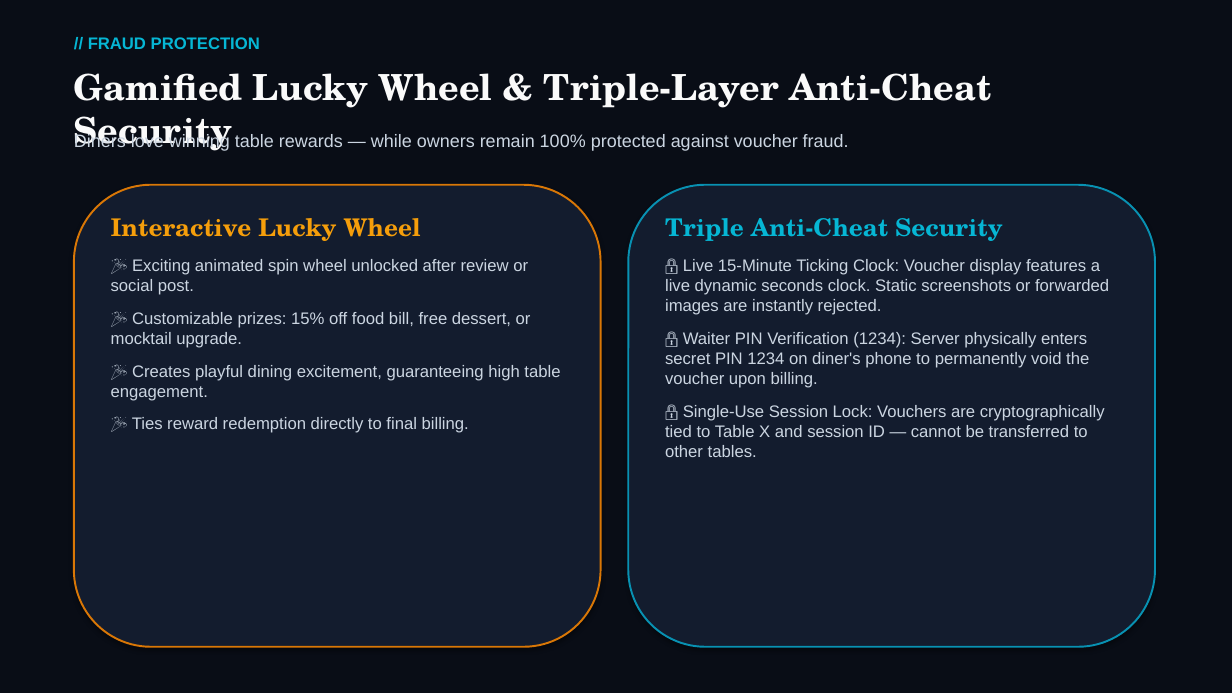
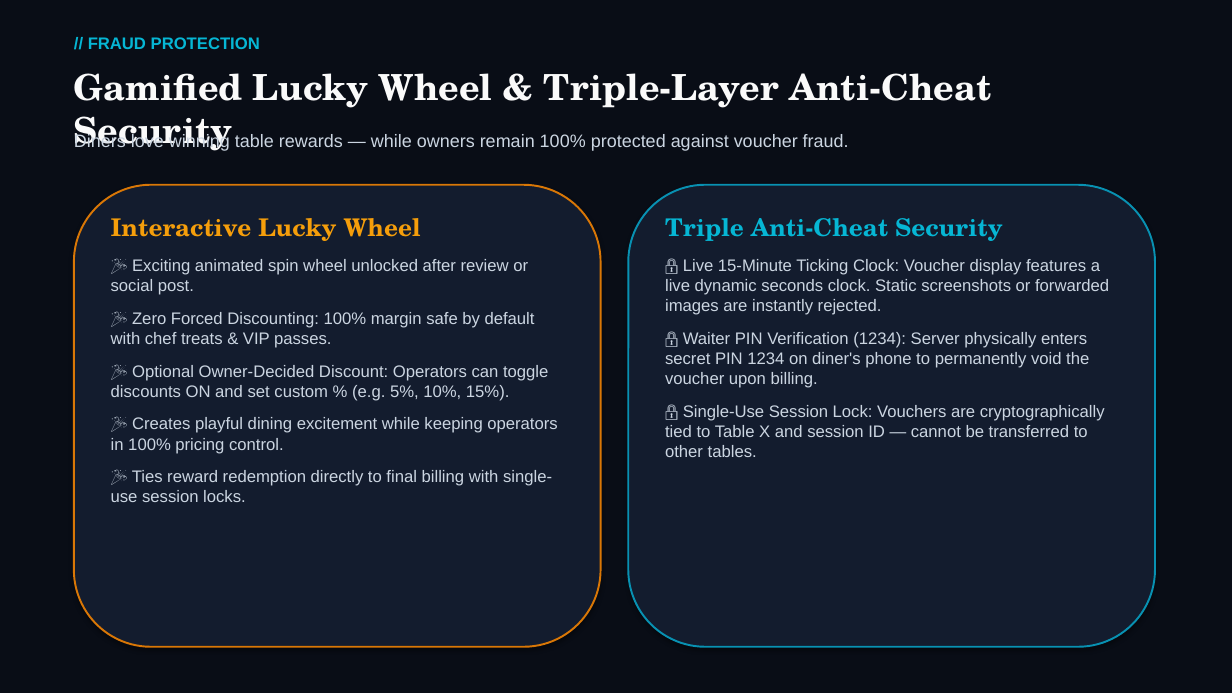
Before and after one commit to Stgtrgjrccx/menuz, a slide deck: slide 11 of public/menuz_executive_pitch_deck.pptx. Drawn at 1232x693 pixels with LibreOffice and Linux fonts; fonts in the diff are those of the drawing. Boxes give left, top, right and bottom in pixels: in the first picture for what was removed or moved away, otherwise in the second. Text is boxed around its words. In the diff, an @@ line names an element or a change of style, - is before the commit and + after.

Commit message:
Make discounts fully optional and owner-configurable in Spin Wheel, Settings Modal and Pitch Deck

```diff
--- a/public/menuz_executive_pitch_deck.pptx
+++ b/public/menuz_executive_pitch_deck.pptx
@@ text at (111,312,557,502): text changed @@
-🎉 Customizable prizes: 15% off food bill, free dessert, or mocktail upgrade.
-🎉 Creates playful dining excitement, guaranteeing high table engagement.
-🎉 Ties reward redemption directly to final billing.
+🎉 Zero Forced Discounting: 100% margin safe by default with chef treats & VIP passes.
+🎉 Optional Owner-Decided Discount: Operators can toggle discounts ON and set custom % (e.g. 5%, 10%, 15%).
+🎉 Creates playful dining excitement while keeping operators in 100% pricing control.
+🎉 Ties reward redemption directly to final billing with single-use session locks.
```
Also in this commit, not shown: 1 other slide changed, 28 other files.
